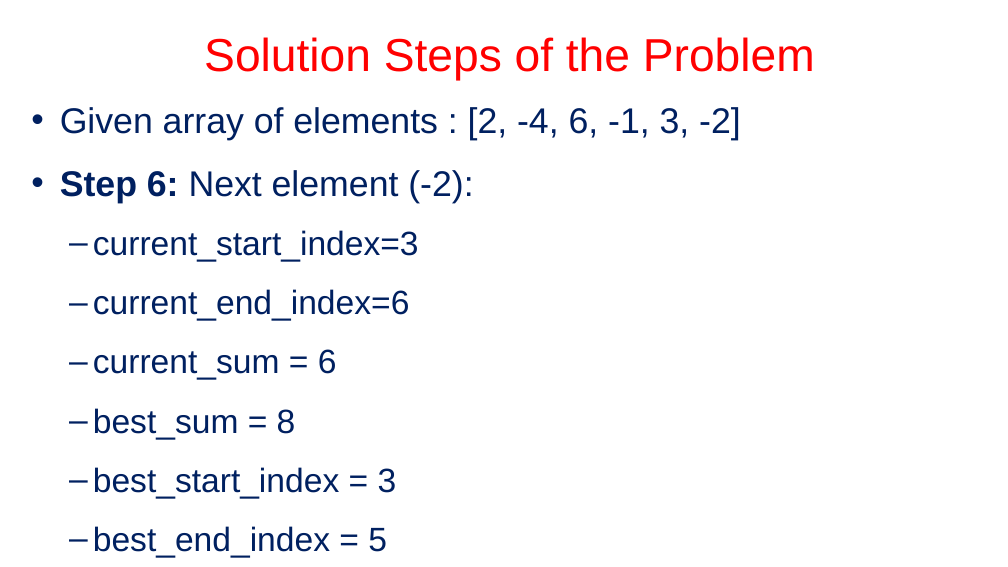
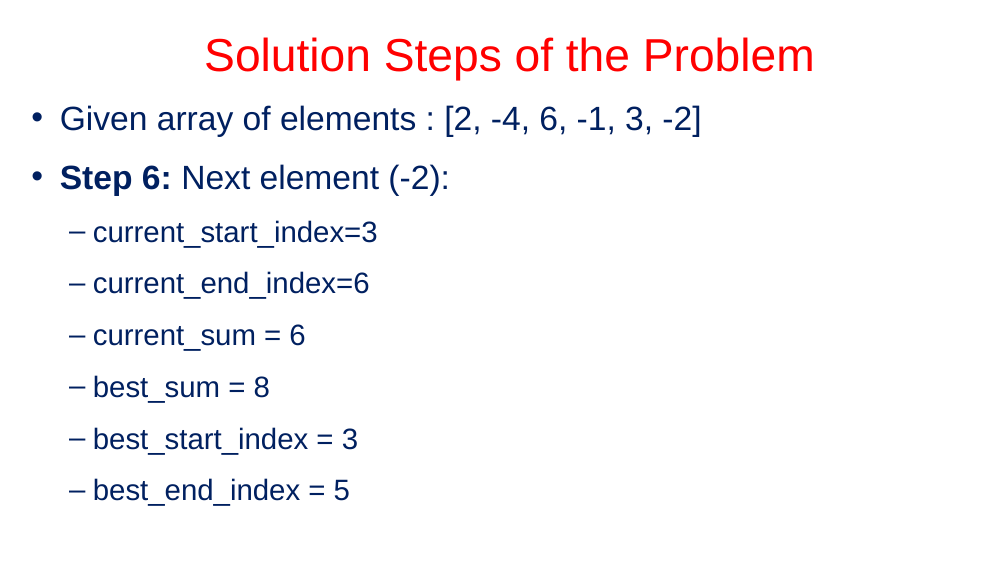
Before and after one commit to janakimeena/Rethiniking-Lab-Padegogies-using-AI-Coding-Agents-Python-, a slide deck: slide 29 of 21-05-2026/test cases.pptx. Drawn at 1008x567 pixels with LibreOffice and Linux fonts; fonts in the diff are those of the drawing. Boxes give left, top, right and bottom in pixels: in the first picture for what was removed or moved away, otherwise in the second. Text is boxed around its words. In the diff, an @@ line names an element or a change of style, - is before the commit and + after.

```diff
--- a/21-05-2026/test cases.pptx
+++ b/21-05-2026/test cases.pptx
@@ text "Given array of elements : ..." at (60, 105, 701, 506): size 34 to 32 pt in "Given array of elements : [2, -4, ...", "Step 6: Next element (-2):"; size 32 to 28 pt in "current_start_index=3", "current_end_index=6", "current_sum = 6", "best_sum = 8" and 2 more places @@
```
Also in this commit, not shown: 5 other slides changed, 20 other files.
